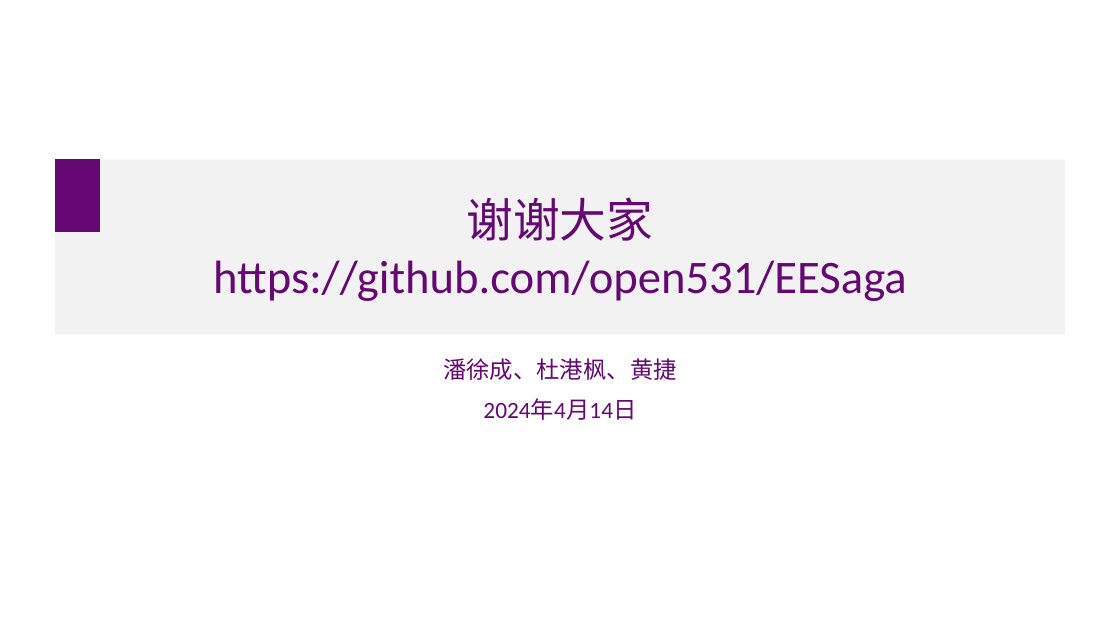
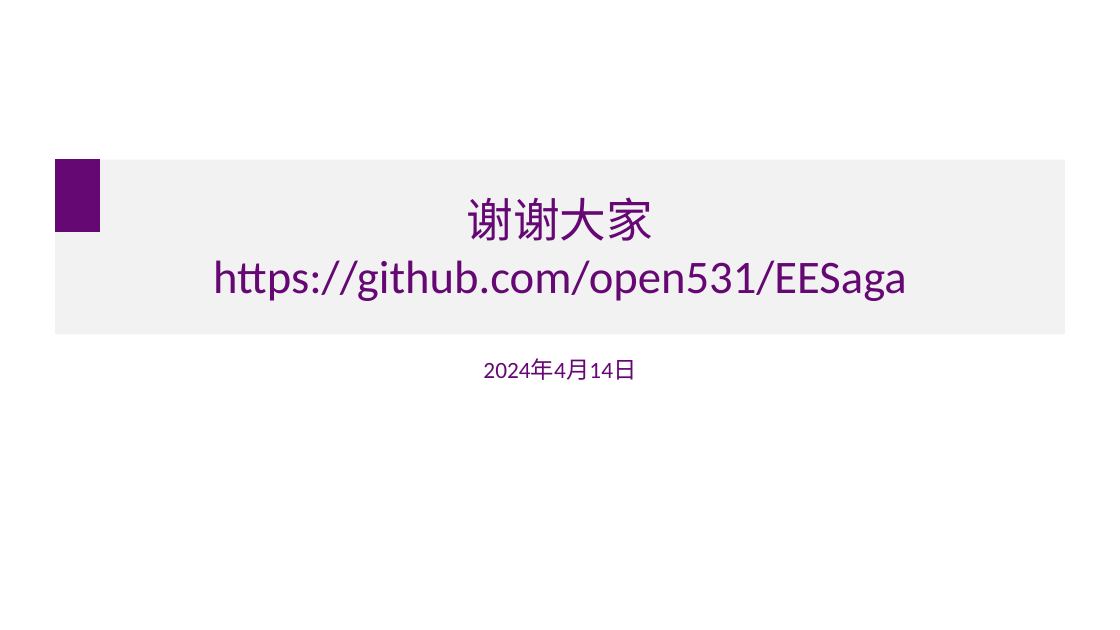
Before and after one commit to open531/EESaga, a slide deck: slide 7 of Docs/EESaga.pptx. Drawn at 1120x630 pixels with LibreOffice and Linux fonts; fonts in the diff are those of the drawing. Boxes give left, top, right and bottom in pixels: in the first picture for what was removed or moved away, otherwise in the second. Text is boxed around its words. In the diff, an @@ line names an element or a change of style, - is before the commit and + after.

```diff
--- a/Docs/EESaga.pptx
+++ b/Docs/EESaga.pptx
@@ subtitle at <box>443,358,677,380</box>: paragraph removed @@
-潘徐成、杜港枫、黄捷
```
Also in this commit, not shown: 2 other slides changed.
